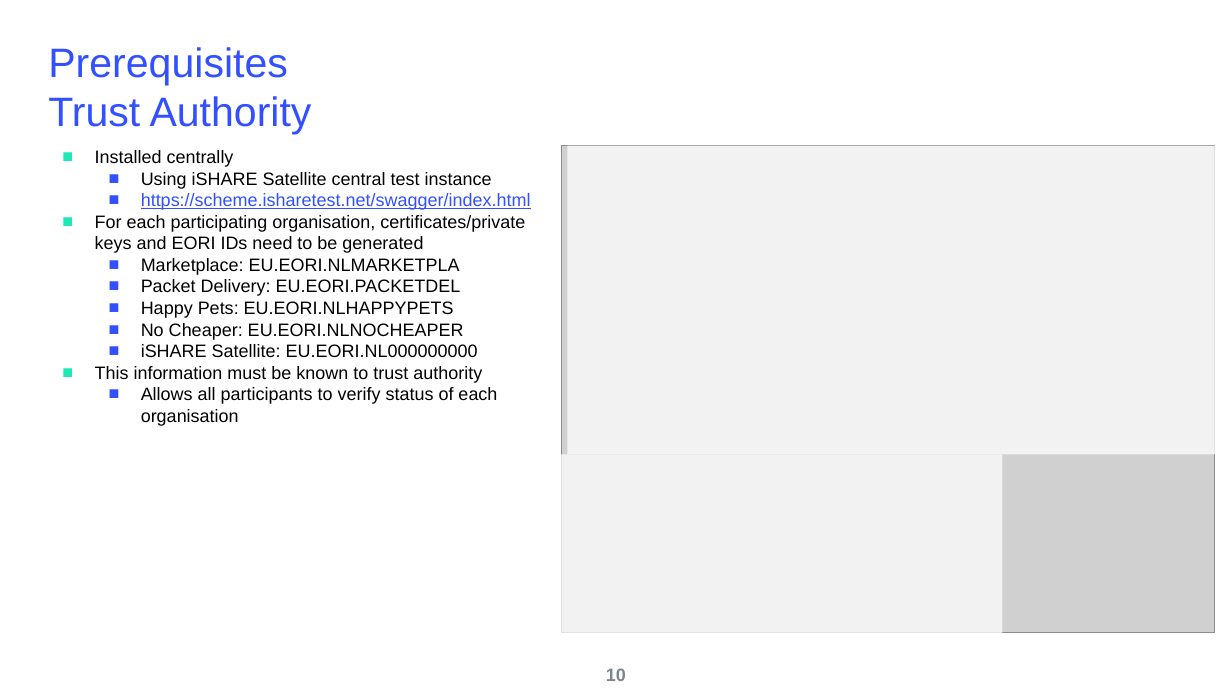
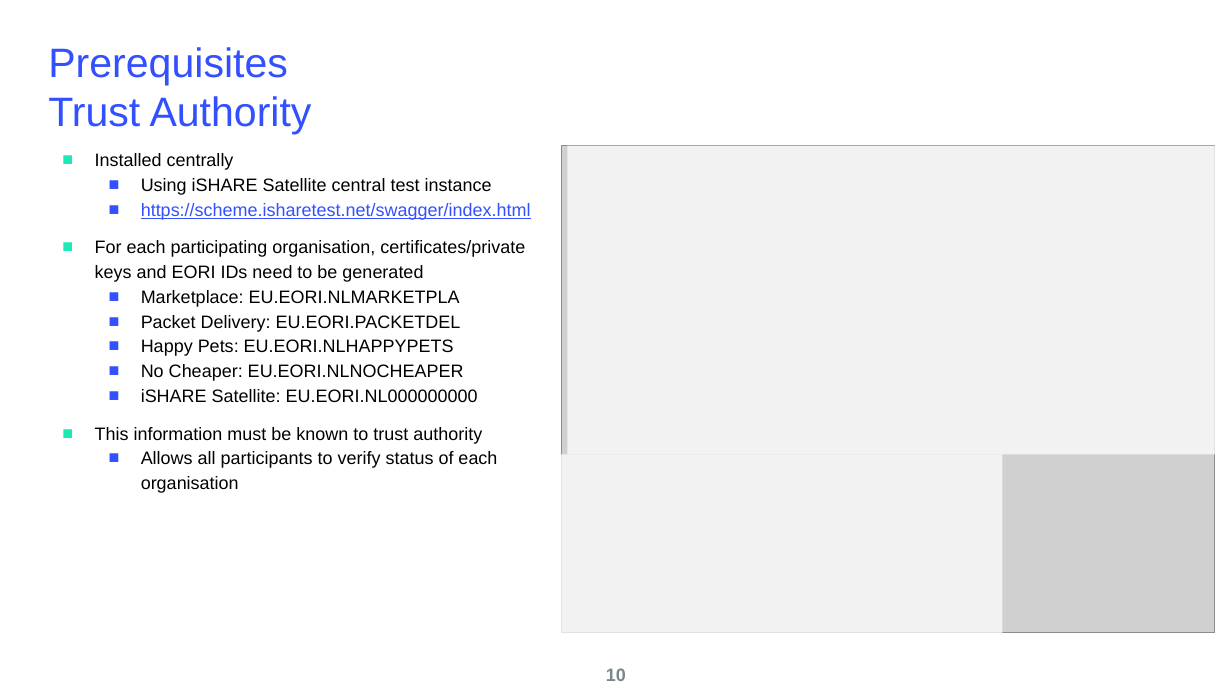
Before and after one commit to i4Trust/training, a slide deck: slide 11 of 2_Technology/Reference_Example-Detailed_walktrough/Slides_Walkthrough.pptx. Drawn at 1232x693 pixels with LibreOffice and Linux fonts; fonts in the diff are those of the drawing; grey boxes stand for pictures; background and template pictures are left out. Boxes give left, top, right and bottom in pixels: in the first picture for what was removed or moved away, otherwise in the second. Text is boxed around its words. In the diff, an @@ line names an element or a change of style, - is before the commit and + after.

```diff
--- a/2_Technology/Reference_Example-Detailed_walktrough/Slides_Walkthrough.pptx
+++ b/2_Technology/Reference_Example-Detailed_walktrough/Slides_Walkthrough.pptx
@@ text "Installed centrally" at bbox=[95, 153, 531, 493]: line spacing 1 to 1.15; more space between paragraphs @@
```
Also in this commit, not shown: 7 other slides changed, 1 slide added, 1 other file.
